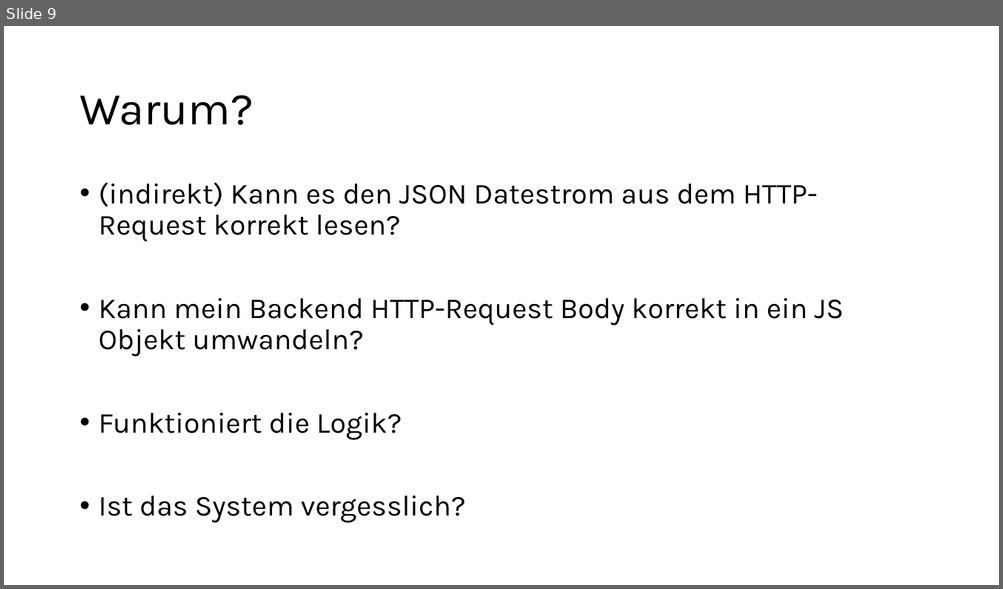
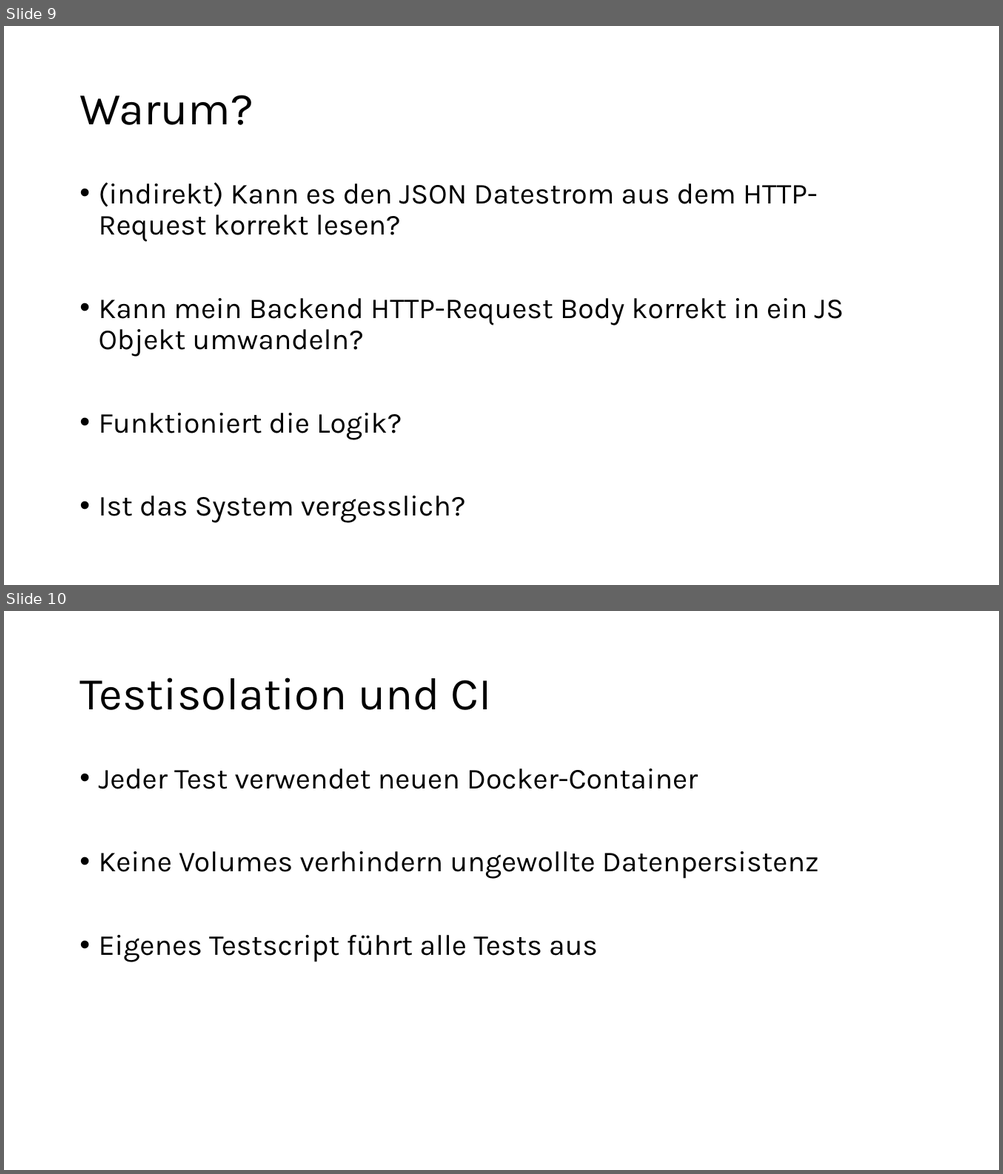
Before and after one commit to jenninismn/Brisk-Budget, a slide deck: ProjektPräsentation.pptx. Shown one above the other, each under a label of ours: slide 9 before the commit, slides 9 and 10 after it. The pictures are 1003x589 and 1003x1174 pixels, drawn with LibreOffice and Linux fonts; fonts in the diff are those of the drawing. Boxes give left, top, right and bottom in pixels: in the first picture for what was removed or moved away, otherwise in the second. Text is boxed around its words. In the diff, an @@ line names an element or a change of style, - is before the commit and + after.

```diff
--- a/ProjektPräsentation.pptx
+++ b/ProjektPräsentation.pptx
@@ slide 10 added at (x1=4, y1=611, x2=999, y2=1170), background #FFFFFF @@
@@ title added at (x1=79, y1=678, x2=492, y2=710), 44 pt, text #000000 @@
+Testisolation und CI
@@ text added at (x1=99, y1=769, x2=819, y2=963), 28 pt, text #000000 @@
+• Jeder Test verwendet neuen Docker-Container
+• Keine Volumes verhindern ungewollte Datenpersistenz
+• Eigenes Testscript führt alle Tests aus
```
Also in this commit, not shown: 1 slide changed, 2 other slides added, 29 other files.
